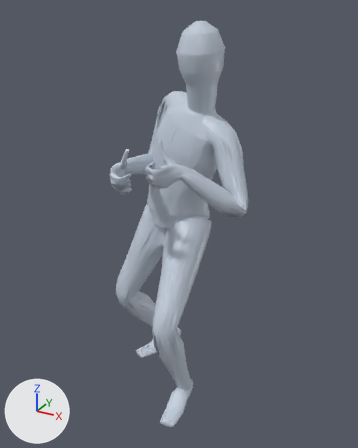
A saved change to the glTF model app/assets/anims/Base/dodge_left.glb.
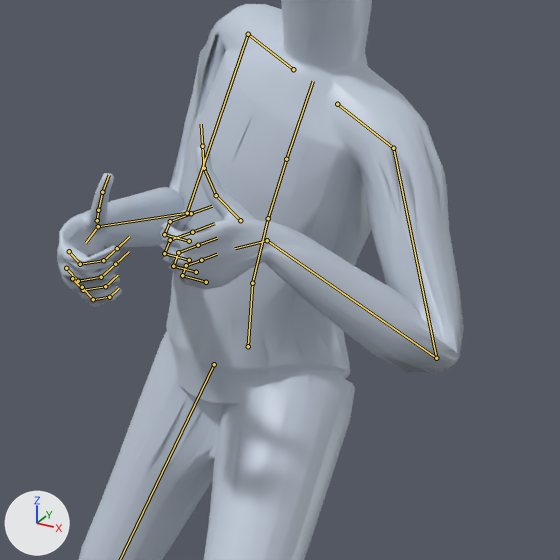
Each version appears first whole from a camera (50 mm lens) standing at (0.969, -1.743, 1.81) and looking at (0.043, -0.058, 0.967), and next in a close-up on the part from 25% to 79% of the width and 20% to 63% of the height. The lights are fixed; the arrows at lower left show +X, +Y and +Z. The first two pictures are the older version. Both versions are drawn at frame 7 of the action 'Animation'; the numbers are the values there. The bones that change, and the others that lie on the model, are drawn over the model as lines in the close-ups.

Objects in the first close-up: 'Body_human_male'.
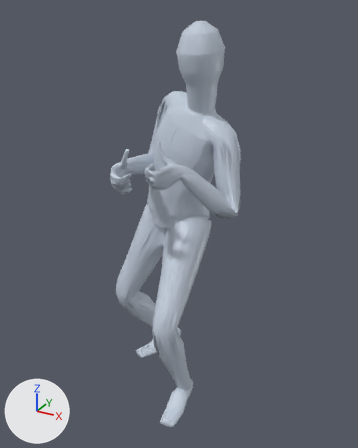
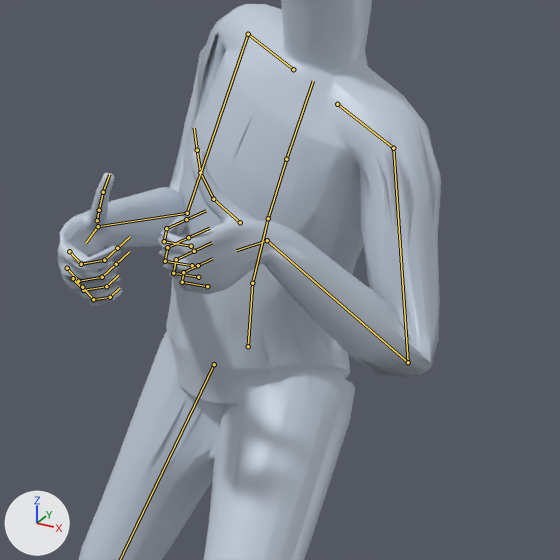
Pixel boxes [x1, y1, x2, y2] of what changed, in the close-ups (560 x 560 px):
'Body_human_male', posed
    before: [57, 0, 464, 560]
    after: [58, 0, 441, 560]
bone 'mixamorig:LeftArm', root to tip
    before: (393, 148) to (436, 358)
    after: (393, 148) to (408, 362)
bone 'mixamorig:LeftHand', root to tip
    before: (267, 240) to (235, 248)
    after: (267, 240) to (236, 250)

The edits, one by one:
Bone 'mixamorig:LeftArm' (bone_mixamorig_leftarm) turns from (-39, -8, -9) to (-50, -12, -5) degrees about its own x, y and z.
Bone 'mixamorig:LeftHand' (bone_mixamorig_lefthand) turns from (-38, -34, 64) to (-30, -22, 63) degrees about its own x, y and z.
